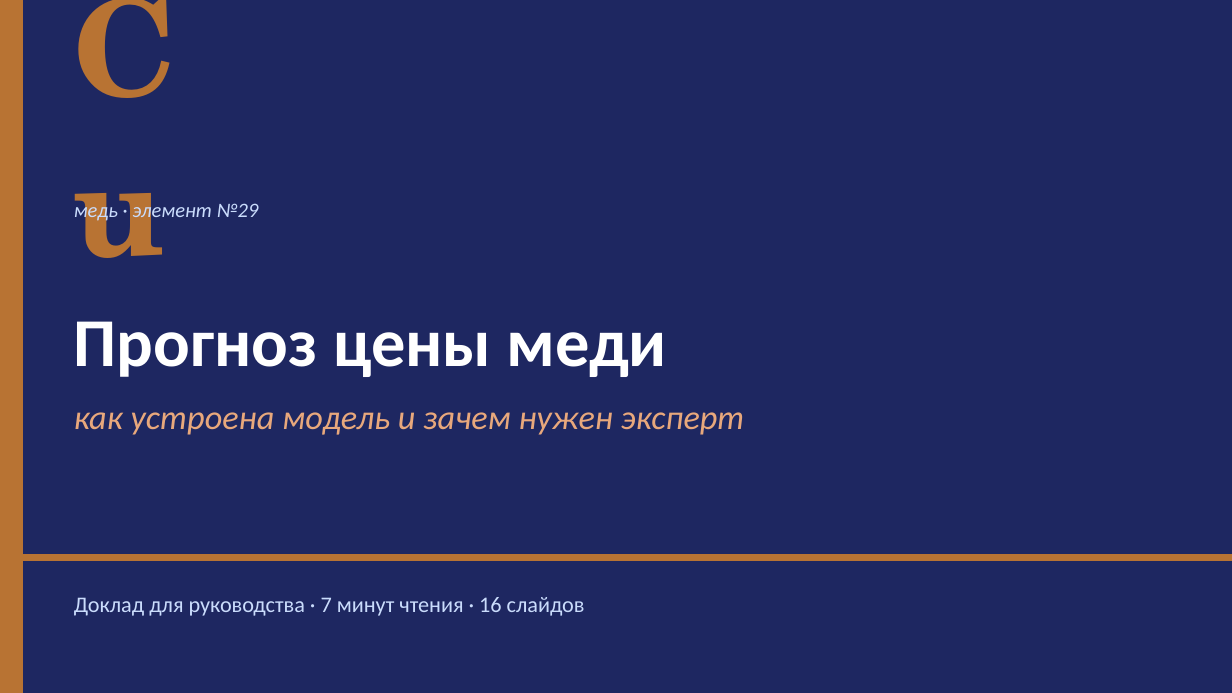
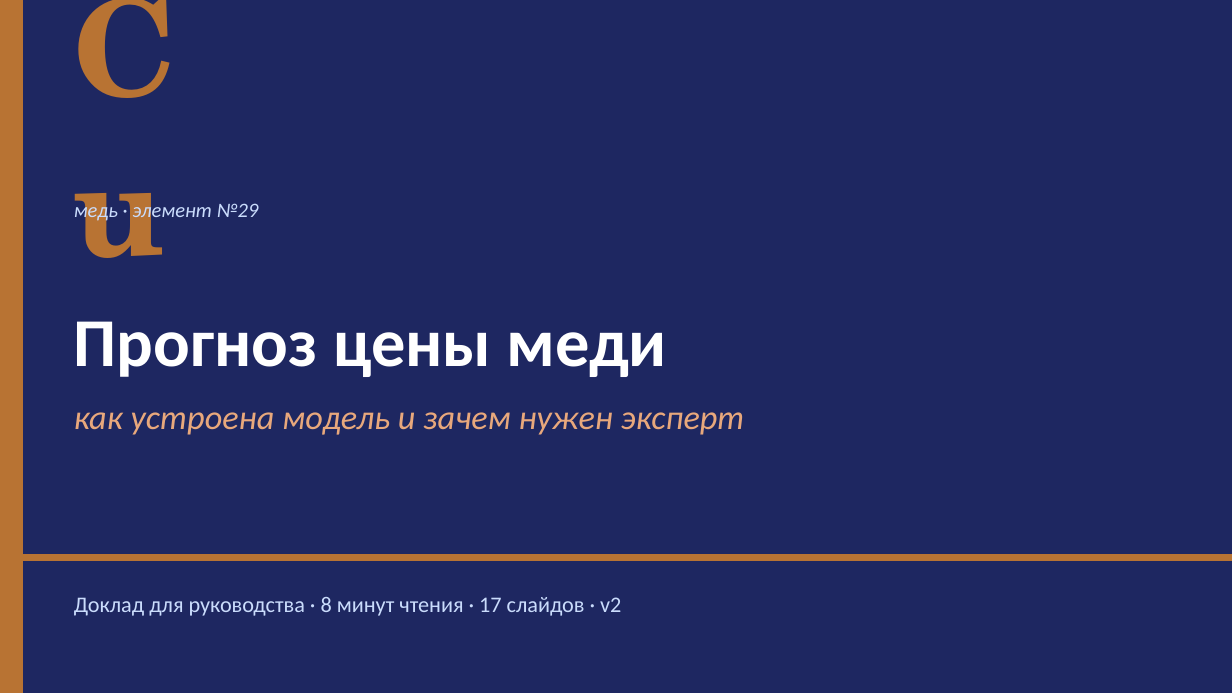
Before and after one commit to art6765/copper-forecast, a slide deck: slide 1 of presentation/Copper_Forecast_For_Director.pptx. Drawn at 1232x693 pixels with LibreOffice and Linux fonts; fonts in the diff are those of the drawing. Boxes give left, top, right and bottom in pixels: in the first picture for what was removed or moved away, otherwise in the second. Text is boxed around its words. In the diff, an @@ line names an element or a change of style, - is before the commit and + after.

```diff
--- a/presentation/Copper_Forecast_For_Director.pptx
+++ b/presentation/Copper_Forecast_For_Director.pptx
@@ text at (74,597,621,616): text changed @@
-Доклад для руководства · 7 минут чтения · 16 слайдов
+Доклад для руководства · 8 минут чтения · 17 слайдов · v2
```
Also in this commit, not shown: 15 other slides changed, 1 slide added, 3 other files.
